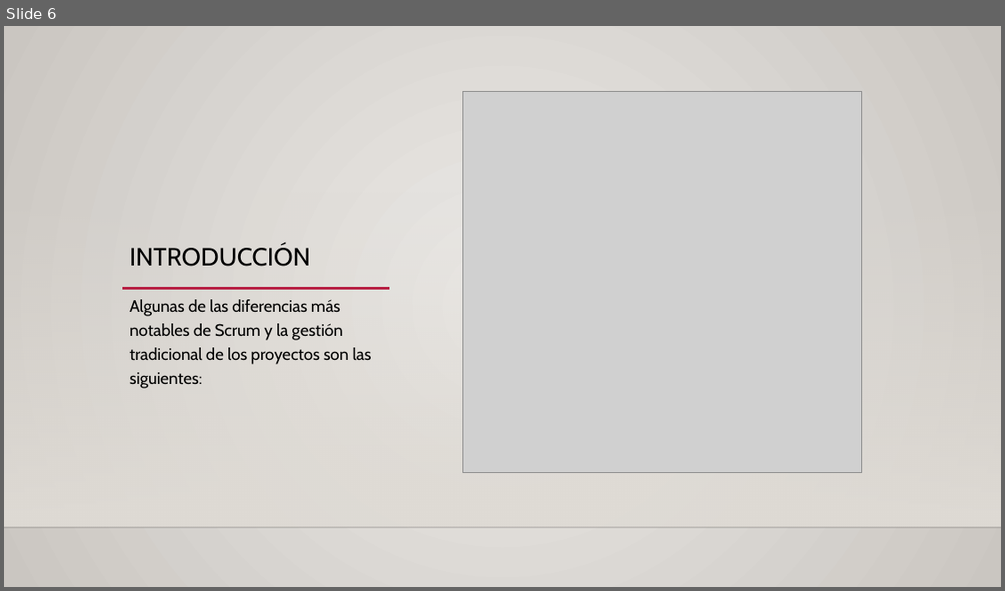
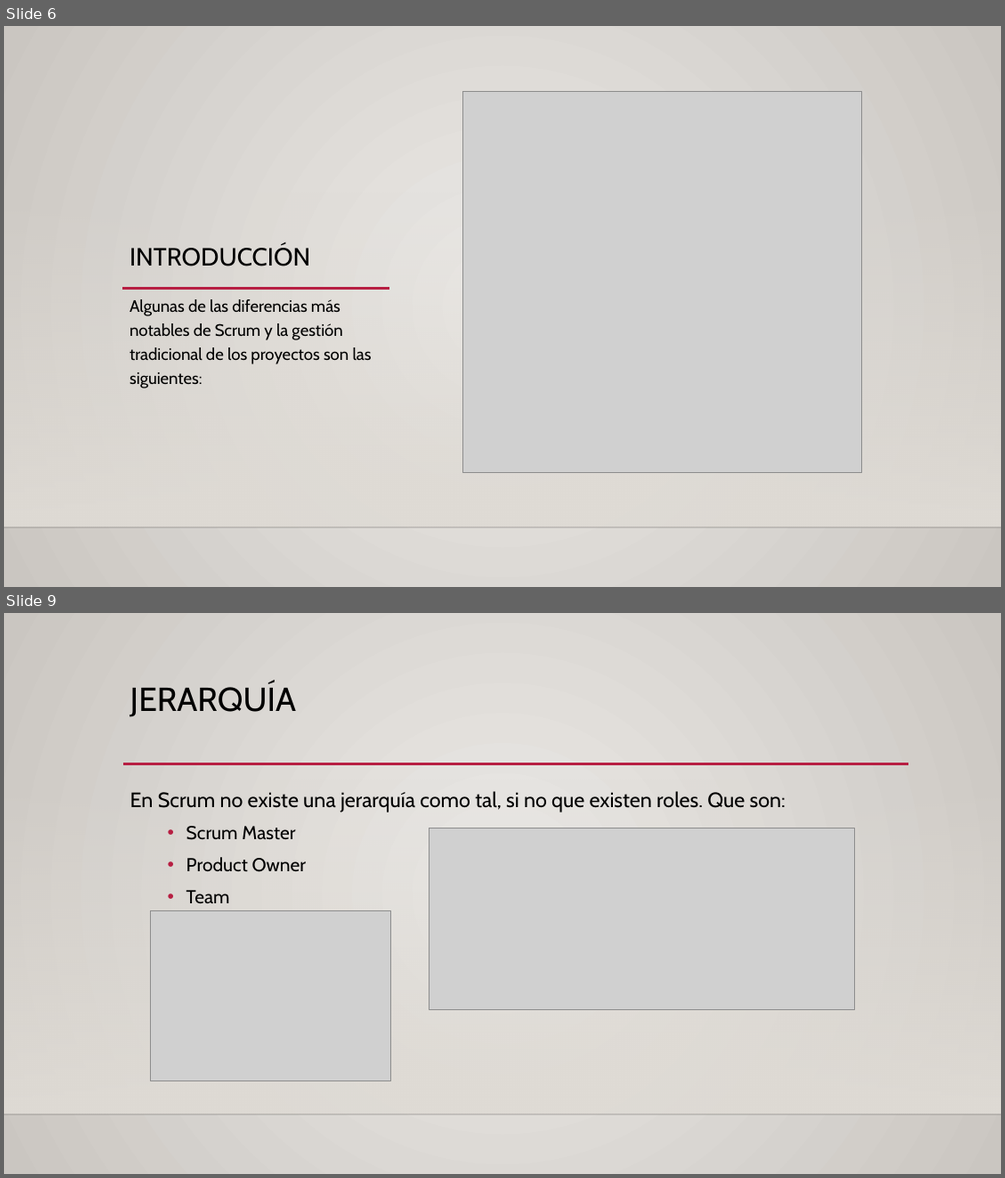
Before and after one commit to Kerjox/EDD_1h, a slide deck: Bloque_01-Rubrica_01/Metodología scrum.pptx. Shown one above the other, each under a label of ours: slide 6 before the commit, slides 6 and 9 after it; the slides between them are not shown. The pictures are 1005x591 and 1005x1178 pixels, drawn with LibreOffice and Linux fonts; fonts in the diff are those of the drawing; grey boxes stand for pictures; background and template pictures are left out. Boxes give left, top, right and bottom in pixels: in the first picture for what was removed or moved away, otherwise in the second. Text is boxed around its words. In the diff, an @@ line names an element or a change of style, - is before the commit and + after.

```diff
--- a/Bloque_01-Rubrica_01/Metodología scrum.pptx
+++ b/Bloque_01-Rubrica_01/Metodología scrum.pptx
@@ slide 9 added at <box>4,613,1001,1174</box>, background gradient #ECEAE7 to #CAC7C1; not listed: 2 template elements that a slide beside it also shows @@
@@ title added at <box>130,682,296,717</box>, 32 pt, text #000000 @@
+JERARQUÍA
@@ line added from (123, 764) to (909, 764), #B71E42 2.5 pt @@
@@ text added at <box>130,791,785,903</box>, 20 pt, text #000000 @@
+En Scrum no existe una jerarquía como tal, si no que existen roles. Que son:
+  • Scrum Master
+  • Product Owner
+  • Team
@@ picture added at <box>429,828,854,1009</box> @@
@@ picture added at <box>151,910,390,1080</box> @@
```
Also in this commit, not shown: 1 slide changed, 2 other slides added.
